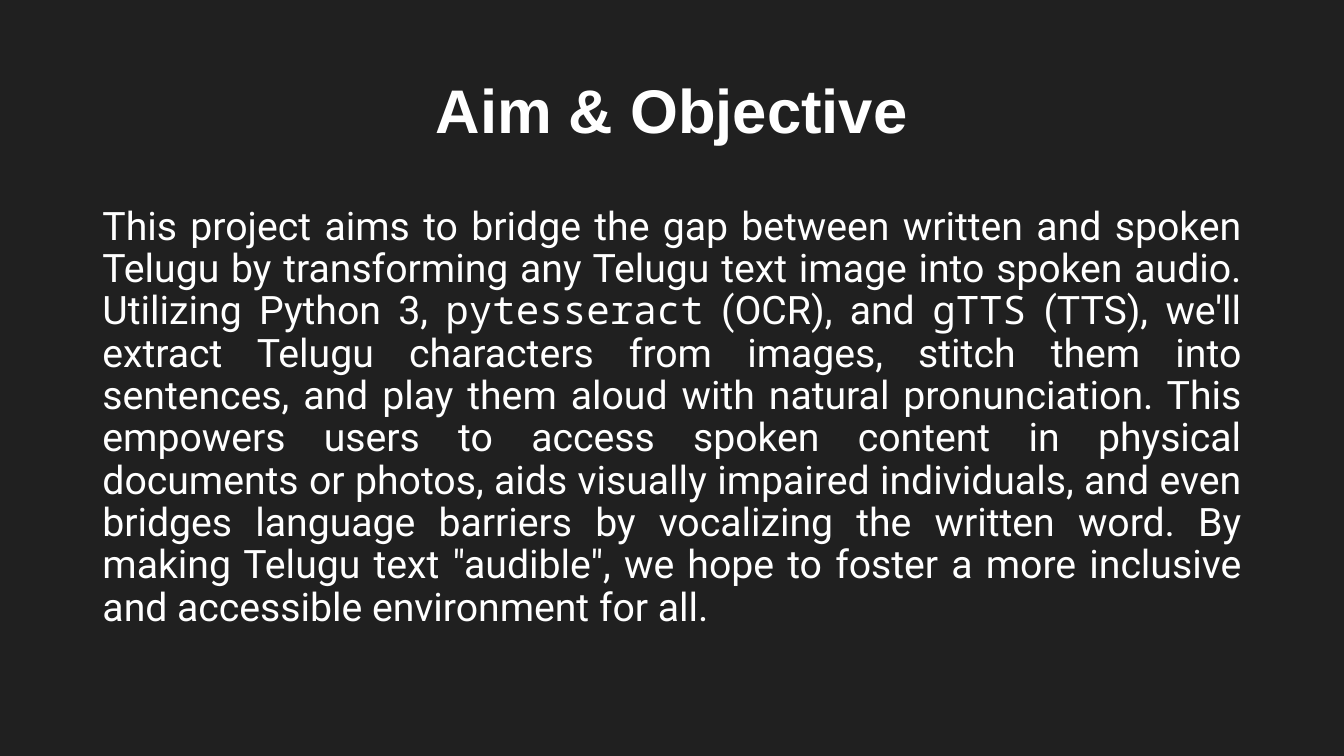
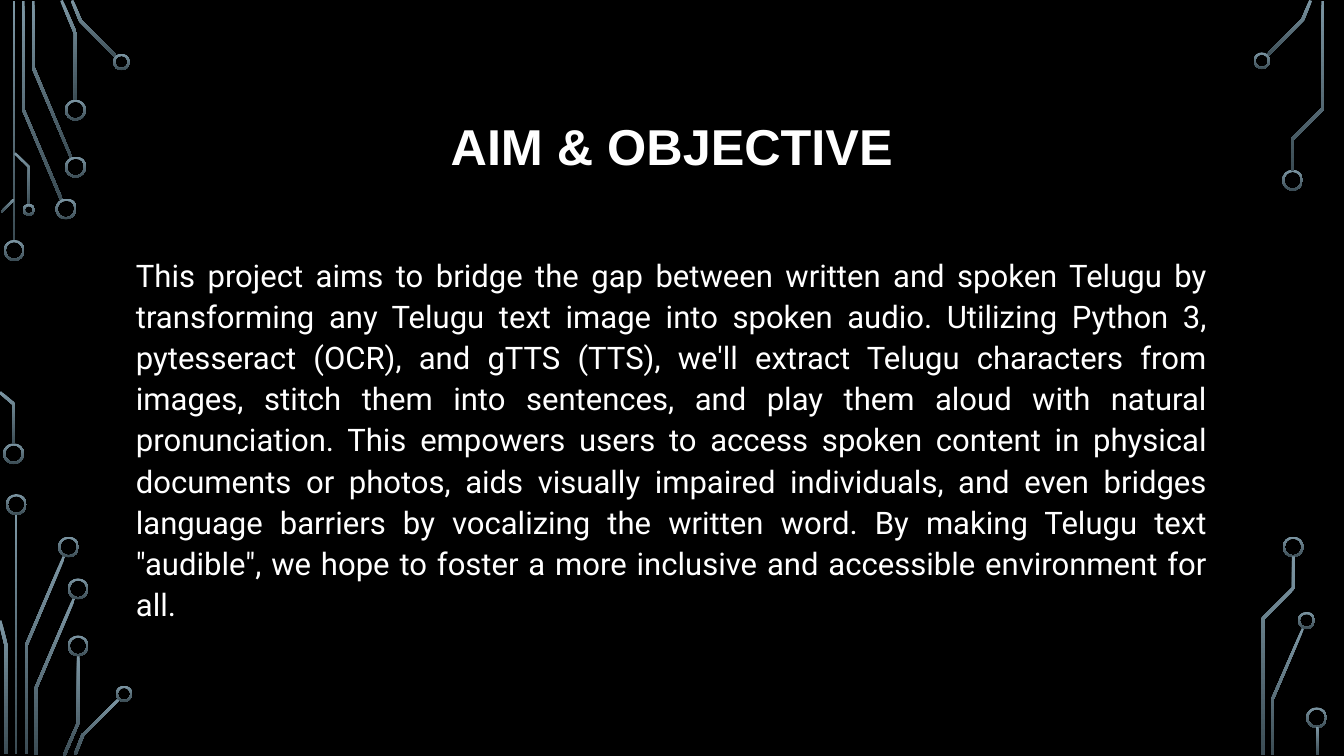
Before and after one commit to SFM61319/image2speech-te, a slide deck: slide 3 of docs/Presentation-1.pptx. Drawn at 1344x756 pixels with LibreOffice and Linux fonts; fonts in the diff are those of the drawing; background and template pictures are left out. Boxes give left, top, right and bottom in pixels: in the first picture for what was removed or moved away, otherwise in the second. Text is boxed around its words. In the diff, an @@ line names an element or a change of style, - is before the commit and + after.

```diff
--- a/docs/Presentation-1.pptx
+++ b/docs/Presentation-1.pptx
@@ background #202020 to picture (left out) @@
@@ title at (x1=451, y1=129, x2=892, y2=166): text changed; size 44 to 36 pt @@
-Aim & Objective
+AIM & OBJECTIVE
@@ text "This project aims to bridge ..." moved from (x1=102, y1=210, x2=1242, y2=622) to (x1=136, y1=263, x2=1207, y2=617) @@
@@ text "This project aims to bridge ..." at (x1=136, y1=263, x2=1207, y2=617): size 28 to 22.2 pt; font Noto Sans Mono to Roboto in "pytesseract gTTS"; line spacing 0.9 to 1.1 @@
@@ group added at (x1=0, y1=0, x2=1328, y2=756): 33 freeform shapes, 3 rectangles @@
```
Also in this commit, not shown: 5 other slides changed, 9 slides added, 6 slides removed.
